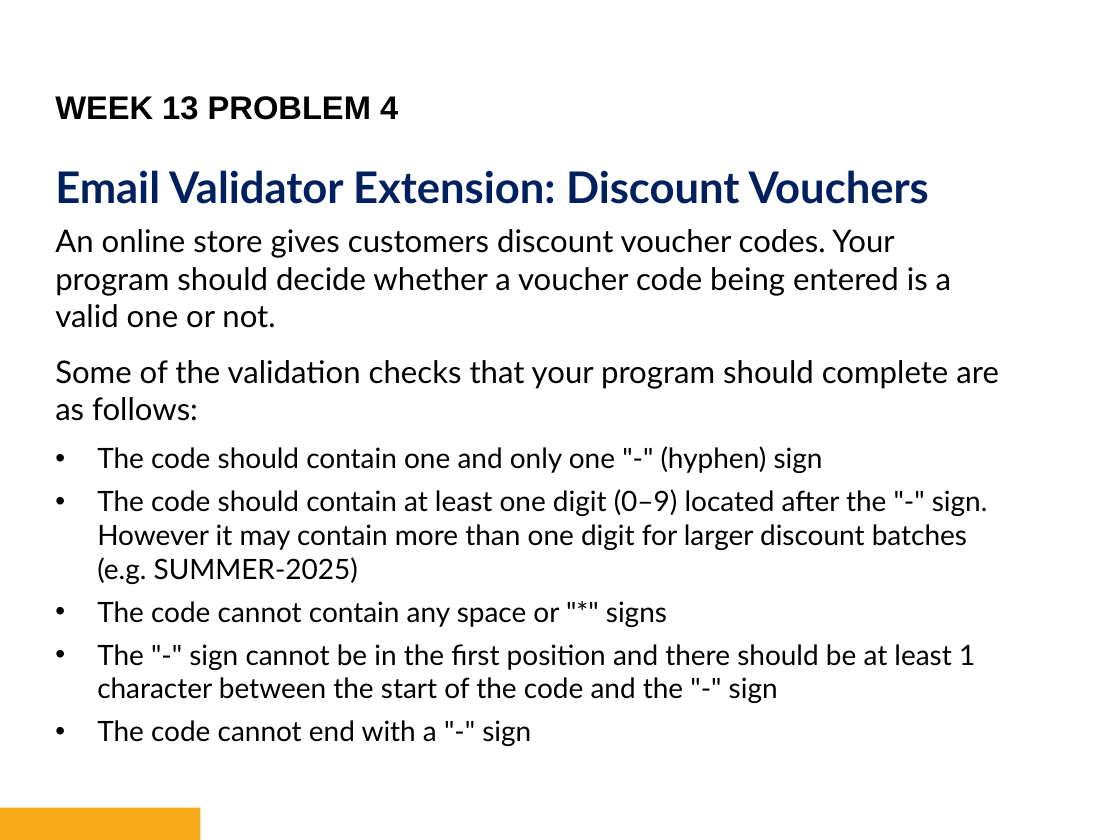
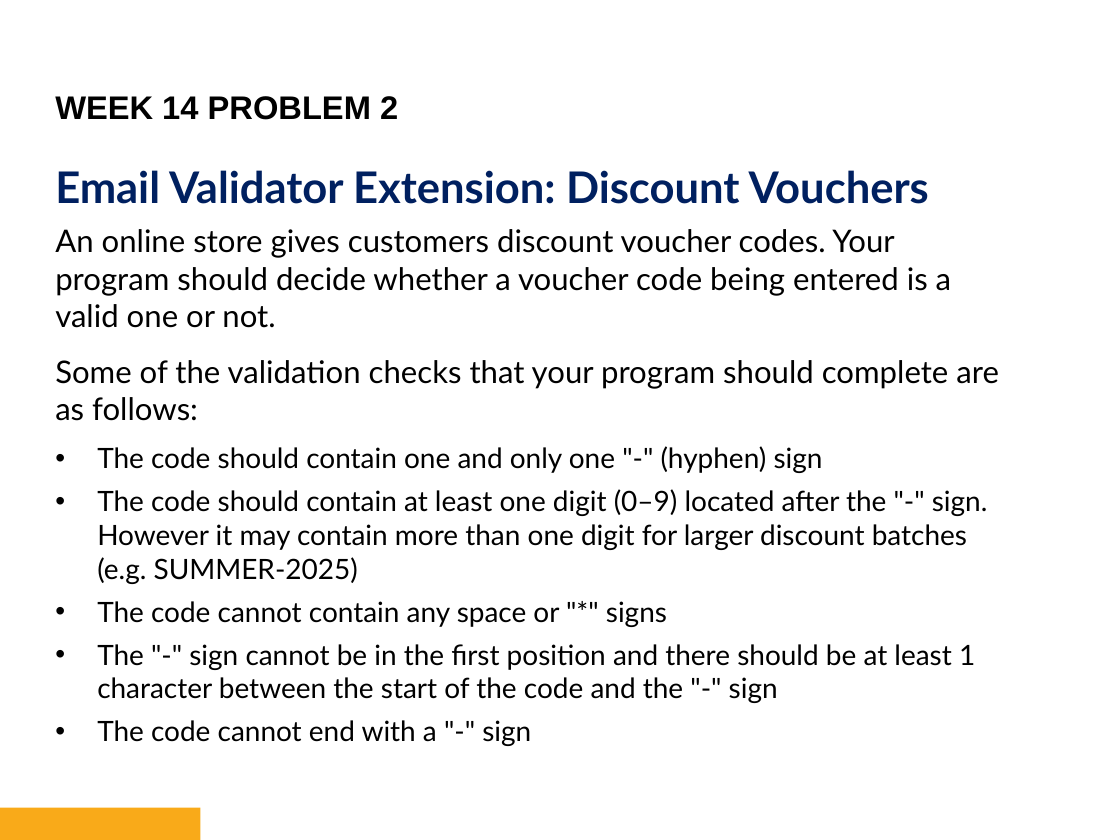
Before and after one commit to bryanbsun/pythonps, a slide deck: slide 88 of Python Problem Solver 2.pptx (slide 73 before the commit). Drawn at 1120x840 pixels with LibreOffice and Linux fonts; fonts in the diff are those of the drawing; background and template pictures are left out. Boxes give left, top, right and bottom in pixels: in the first picture for what was removed or moved away, otherwise in the second. Text is boxed around its words. In the diff, an @@ line names an element or a change of style, - is before the commit and + after.

```diff
--- a/Python Problem Solver 2.pptx
+++ b/Python Problem Solver 2.pptx
@@ text at (55, 96, 398, 120): text changed @@
-WEEK 13 PROBLEM 4
+WEEK 14 PROBLEM 2
```
Also in this commit, not shown: 3 other slides changed, 18 slides added, 18 other files.
